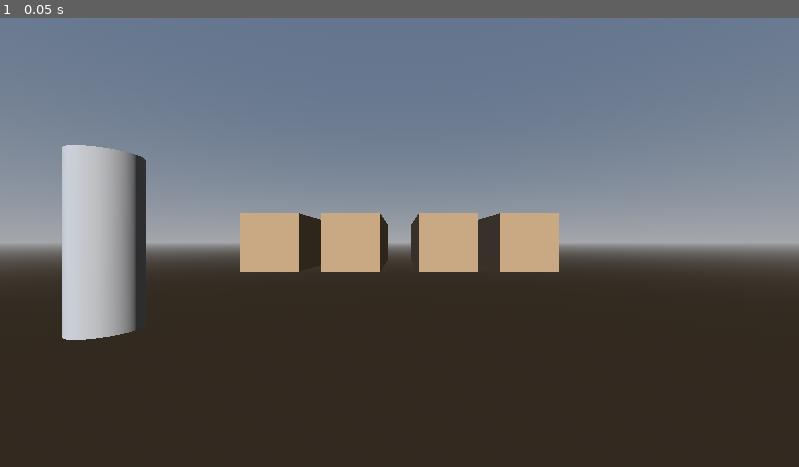
Above: before the commit, frame 1.
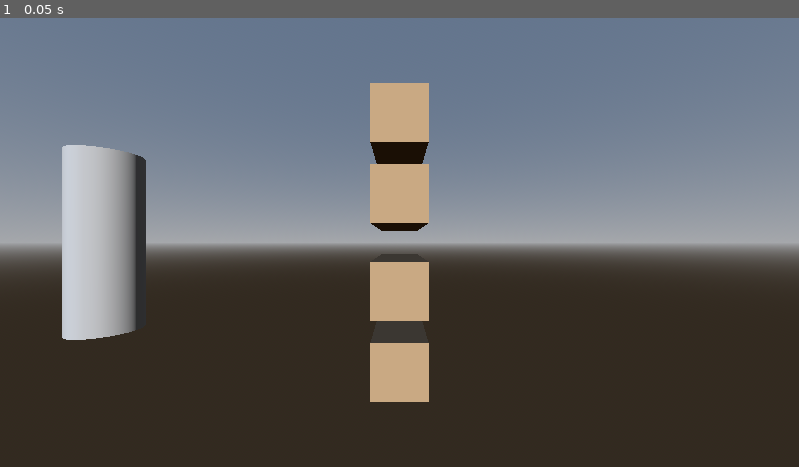
Above: after the commit, the same moment.

Repository: miloszmn7/rwr
Game: Godot game, scene res://main.tscn
Two runs of this game, one before a commit and one after it. Both use one fixed random seed, a clock stepped at 60 frames per second and the inputs below.
Inputs:
- Up to frame 1 (0.05 s): no input

The runs differ from the first frame. In frame 1, 8.6% of the frame differs, in the area x 30-70%, y 14-86%.

Commit message:
Sceneria i rece

Diff:
--- a/project_files/main.tscn
+++ b/project_files/main.tscn
@@ -35,12 +35,13 @@
 tracker = &"left_hand"
 
 [node name="HandLeft" parent="XROrigin3D/LeftController" instance=ExtResource("1_ig7tw")]
+transform = Transform3D(-4.371139e-08, -1, 0, 1, -4.371139e-08, 0, 0, 0, 1, 0, 0, 0)
 
 [node name="RightController" type="XRController3D" parent="XROrigin3D"]
 tracker = &"right_hand"
 
 [node name="HandRight" parent="XROrigin3D/RightController" instance=ExtResource("1_ig7tw")]
-transform = Transform3D(-1, 0, 0, 0, -1, 0, 0, 0, -1, 0, 0, 0)
+transform = Transform3D(-4.371139e-08, 1, 8.742278e-08, 1, 4.371139e-08, 0, 3.821371e-15, -8.742278e-08, 1, 0, 0, 0)
 
 [node name="CanvasLayer" type="CanvasLayer" parent="."]
 
Not shown, changed: docs/index.html
Not shown, changed: docs/index.pck
